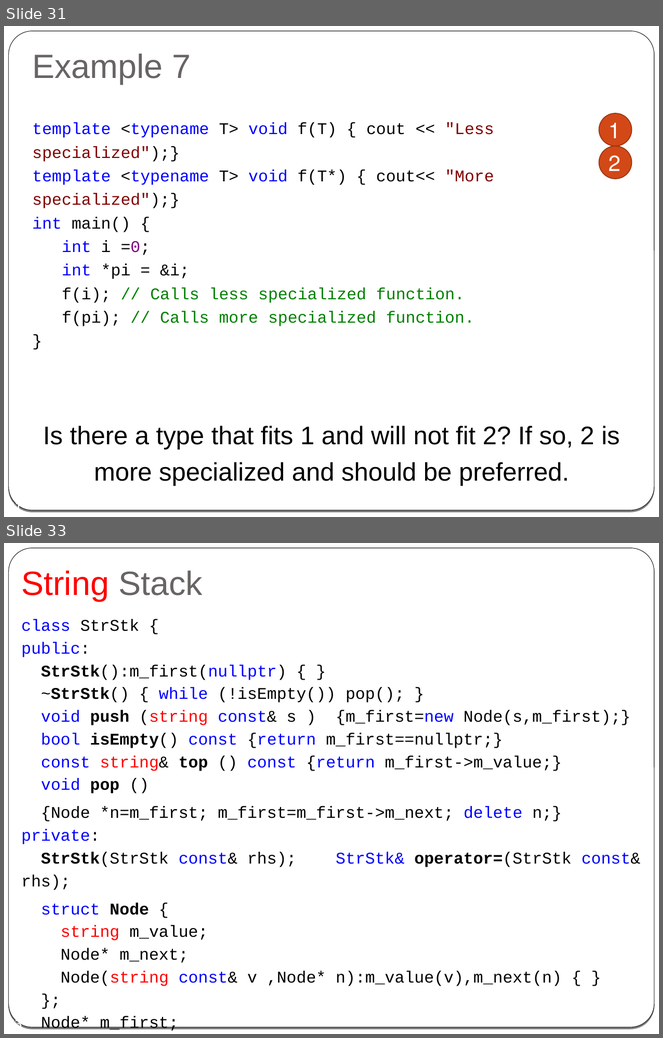
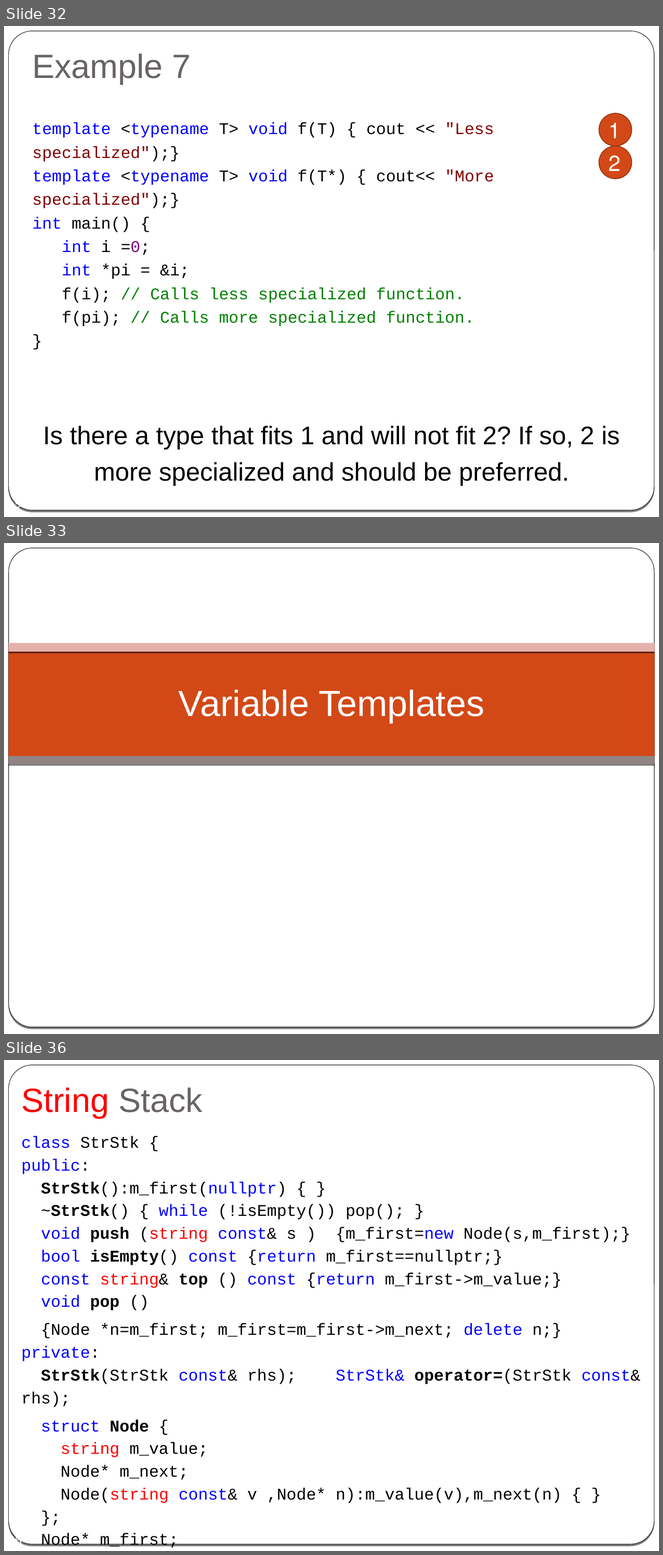
Before and after one commit to cpp-at-ariel/cpp-5778, a slide deck: week08-templates/slides.odp. Shown one above the other, each under a label of ours: slides 31 and 33 before the commit, slides 32, 33 and 36 after it; the slides between them are not shown. The pictures are 663x1038 and 663x1555 pixels, drawn with LibreOffice and Linux fonts; fonts in the diff are those of the drawing. Boxes give left, top, right and bottom in pixels: in the first picture for what was removed or moved away, otherwise in the second. Text is boxed around its words. In the diff, an @@ line names an element or a change of style, - is before the commit and + after.

Commit message:
template slides

```diff
--- a/week08-templates/slides.odp
+++ b/week08-templates/slides.odp
@@ slide 33 added at [4, 543, 659, 1034], background gradient #000000 to #FFFFFF; not listed: 2 template elements that a slide beside it also shows @@
@@ rectangle added at [9, 647, 655, 757], fill #D34817 @@
@@ rectangle added at [9, 643, 655, 652], fill #E5B1AB @@
@@ title added at [179, 690, 484, 723], 40 pt, text #FFFFFF @@
+Variable Templates
@@ rectangle added at [9, 757, 655, 765], fill #918485 @@
@@ what was slide 31 is now slide 32 @@
@@ what was slide 33 is now slide 36 @@
@@ page number at [8, 1535, 22, 1544]: text changed @@
-33
+36
```
Also in this commit, not shown: 4 slides changed, 6 other slides added, 1 slide removed.
